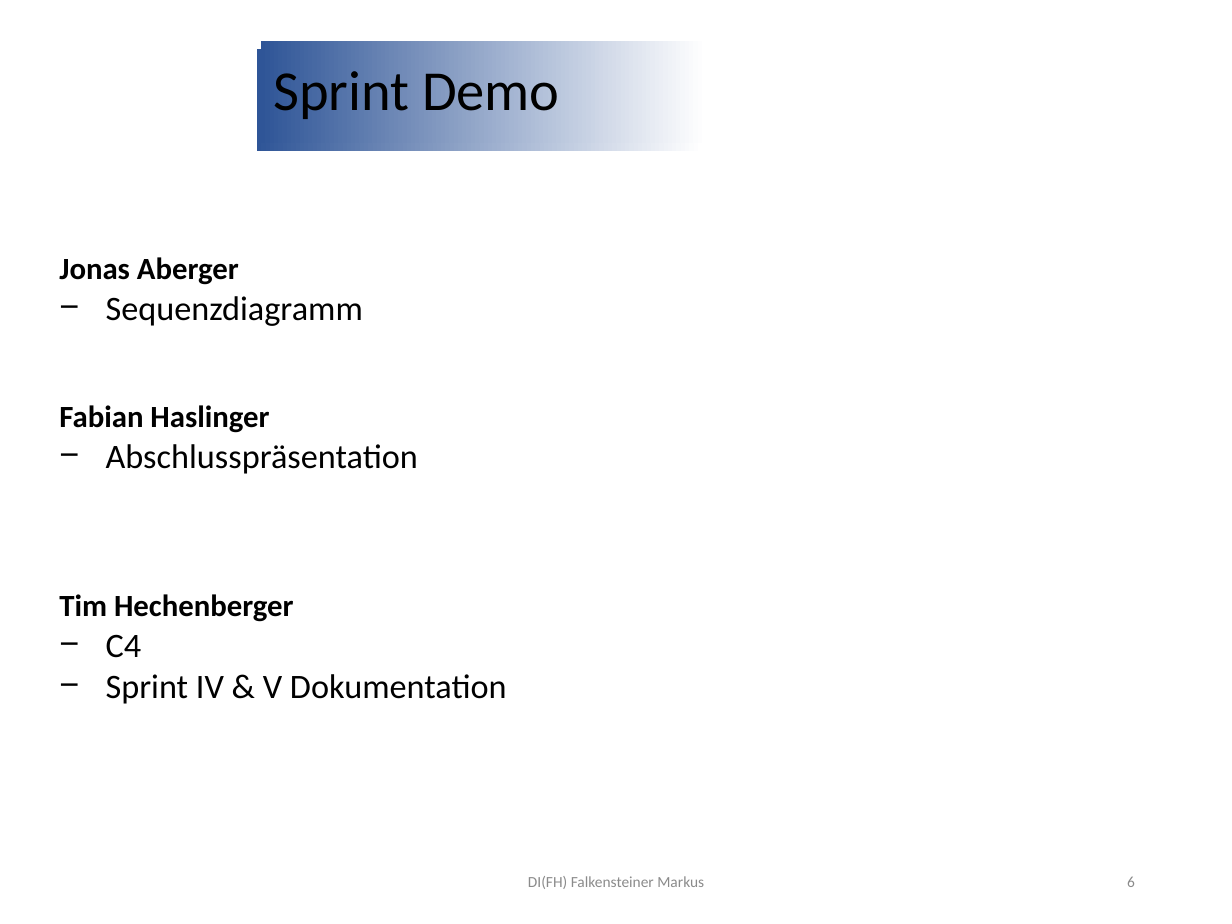
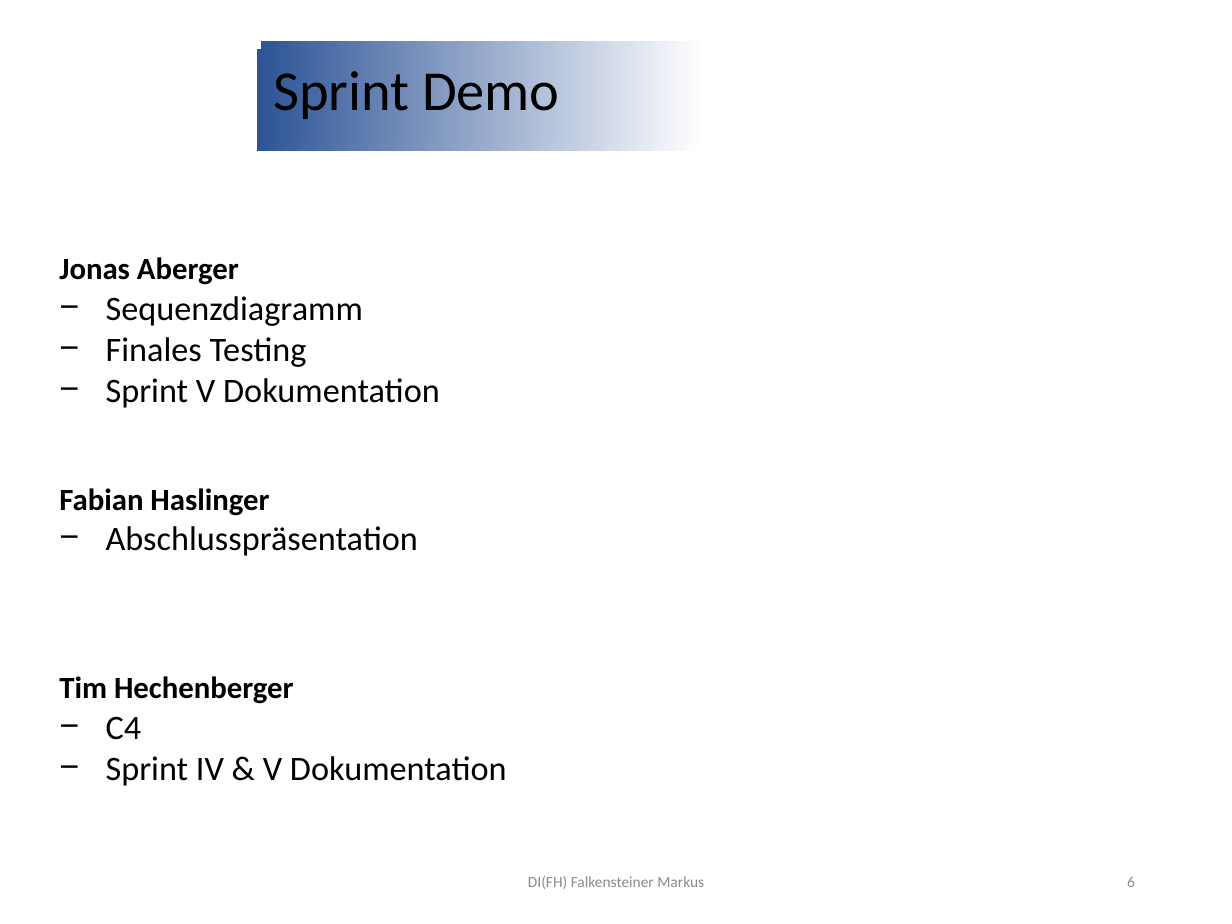
Before and after one commit to jonasaberger/SYP4_MBOT_G1, a slide deck: slide 6 of 02_Backend/!_Docs/INF4_SYP_Gruppe1_Abschlusspräsentation.pptx. Drawn at 1232x924 pixels with LibreOffice and Linux fonts; fonts in the diff are those of the drawing; background and template pictures are left out. Boxes give left, top, right and bottom in pixels: in the first picture for what was removed or moved away, otherwise in the second. Text is boxed around its words. In the diff, an @@ line names an element or a change of style, - is before the commit and + after.

```diff
--- a/02_Backend/!_Docs/INF4_SYP_Gruppe1_Abschlusspräsentation.pptx
+++ b/02_Backend/!_Docs/INF4_SYP_Gruppe1_Abschlusspräsentation.pptx
@@ text at [106,337,440,408]: paragraphs added @@
+− Finales Testing
+− Sprint V Dokumentation
```
Also in this commit, not shown: 13 other slides changed, 1 slide added, 1 slide removed.
